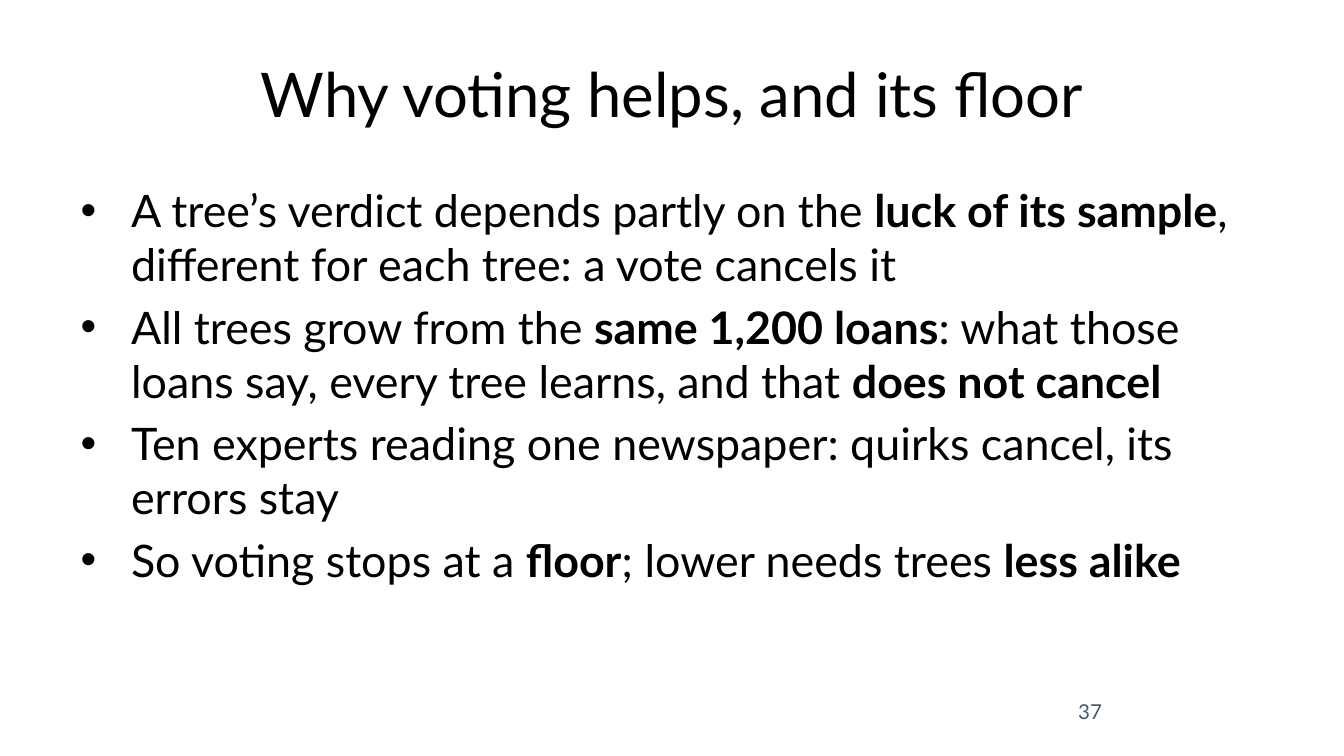
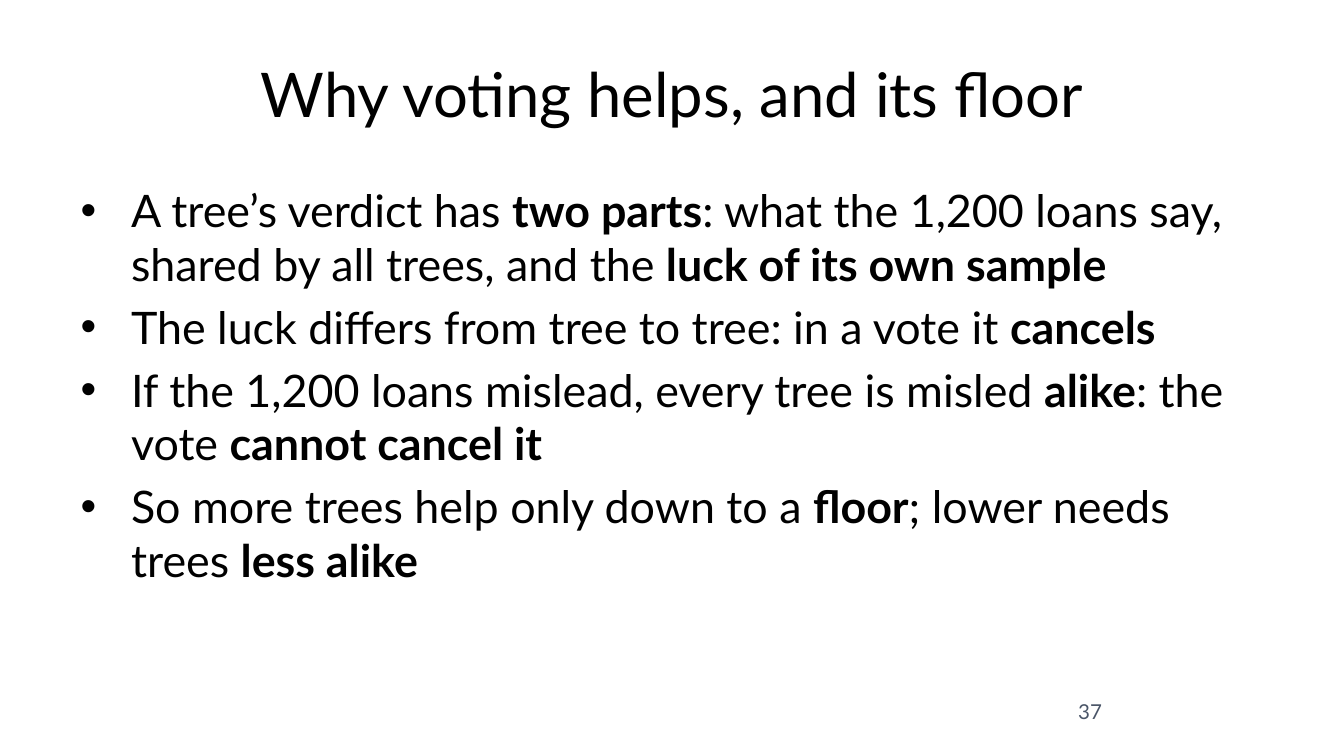
Before and after one commit to fabioantonini/technologies-for-artificial-intelligence, a slide deck: slide 37 of Lessons/07_trees_and_ensembles/Slides/trees_and_ensembles_slides.pptx. Drawn at 1344x756 pixels with LibreOffice and Linux fonts; fonts in the diff are those of the drawing; background and template pictures are left out. Boxes give left, top, right and bottom in pixels: in the first picture for what was removed or moved away, otherwise in the second. Text is boxed around its words. In the diff, an @@ line names an element or a change of style, - is before the commit and + after.

```diff
--- a/Lessons/07_trees_and_ensembles/Slides/trees_and_ensembles_slides.pptx
+++ b/Lessons/07_trees_and_ensembles/Slides/trees_and_ensembles_slides.pptx
@@ text at (131, 193, 1224, 578): text changed @@
-• A tree’s verdict depends partly on the luck of its sample, different for each tree: a vote cancels it
-• All trees grow from the same 1,200 loans: what those loans say, every tree learns, and that does not cancel
-• Ten experts reading one newspaper: quirks cancel, its errors stay
-• So voting stops at a floor; lower needs trees less alike
+• A tree’s verdict has two parts: what the 1,200 loans say, shared by all trees, and the luck of its own sample
+• The luck differs from tree to tree: in a vote it cancels
+• If the 1,200 loans mislead, every tree is misled alike: the vote cannot cancel it
+• So more trees help only down to a floor; lower needs trees less alike
```
Also in this commit, not shown: 24 other slides changed, 4 slides added, 17 other files.
